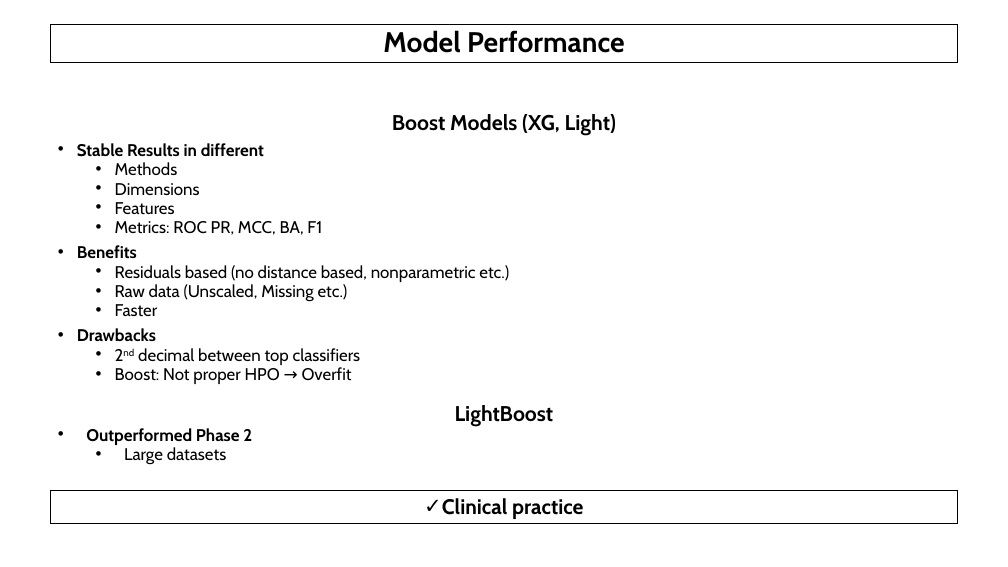
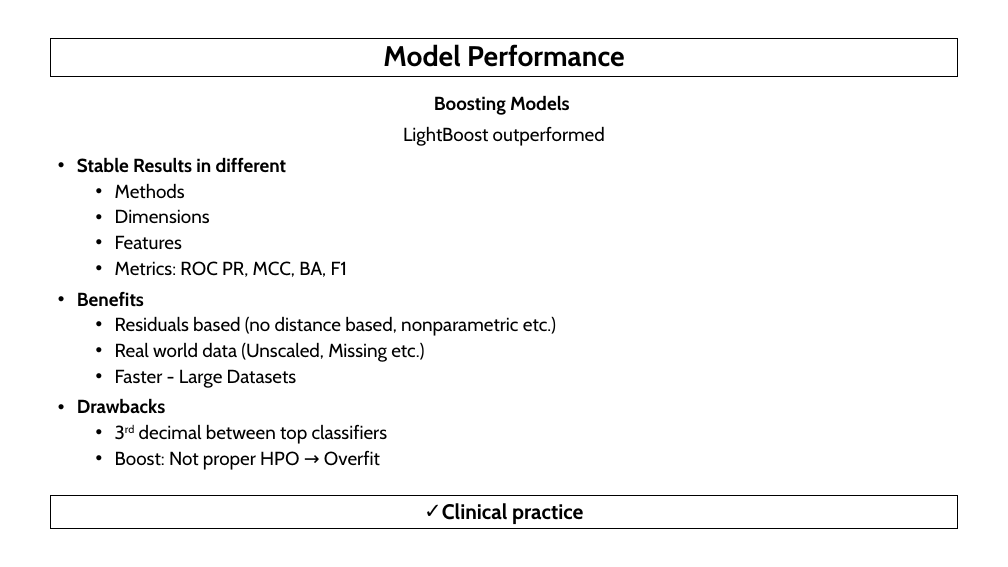
Before and after one commit to AndreouEugenia/Thesis, a slide deck: slide 17 of Thesis_Presentation.pptx (slide 20 before the commit). Drawn at 1008x567 pixels with LibreOffice and Linux fonts; fonts in the diff are those of the drawing; background and template pictures are left out. Boxes give left, top, right and bottom in pixels: in the first picture for what was removed or moved away, otherwise in the second. Text is boxed around its words. In the diff, an @@ line names an element or a change of style, - is before the commit and + after.

```diff
--- a/Thesis_Presentation.pptx
+++ b/Thesis_Presentation.pptx
@@ title "Model Performance": place and size @@
-title "Model Performance" at [51,25,958,63]
+title "Model Performance" at [51,39,958,76]
@@ text at [403,95,605,146]: text changed; size 20.3 to 18 pt; bold off @@
-Boost Models (XG, Light)
+Boosting Models
+LightBoost outperformed
@@ text at [77,157,556,470]: size 16.1 to 18 pt in "Stable Results in different", "Methods", "Dimensions", "Features" and 5 more places; line spacing 0.7 to 0.9 @@
@@ text at [115,342,424,388]: text changed; size 16.1 to 18 pt @@
-  • Raw data (Unscaled, Missing etc.)
-  • Faster
+  • Real world data (Unscaled, Missing etc.)
+  • Faster - Large Datasets
@@ text at [86,428,252,465]: paragraphs removed @@
-  LightBoost
-  • Outperformed Phase 2
-    • Large datasets
@@ text at [139,424,388,444]: text changed; size 16.1 to 18 pt @@
-  • 2nd decimal between top classifiers
+  • 3rd decimal between top classifiers
@@ rectangle "Clinical practice": place and size @@
-rectangle "Clinical practice" at [51,490,958,523]
+rectangle "Clinical practice" at [51,495,958,529]
```
Also in this commit, not shown: 16 other slides changed, 4 slides added, 3 slides removed, 11 other files.
